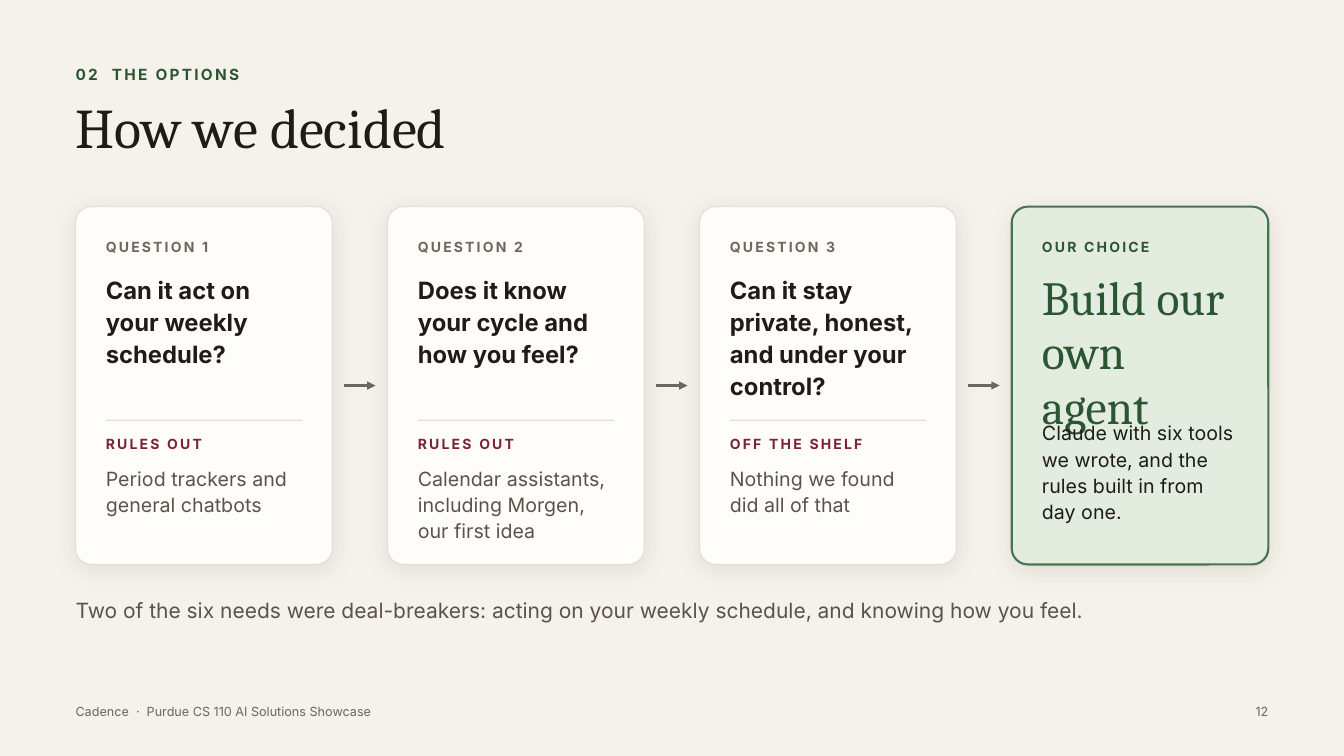
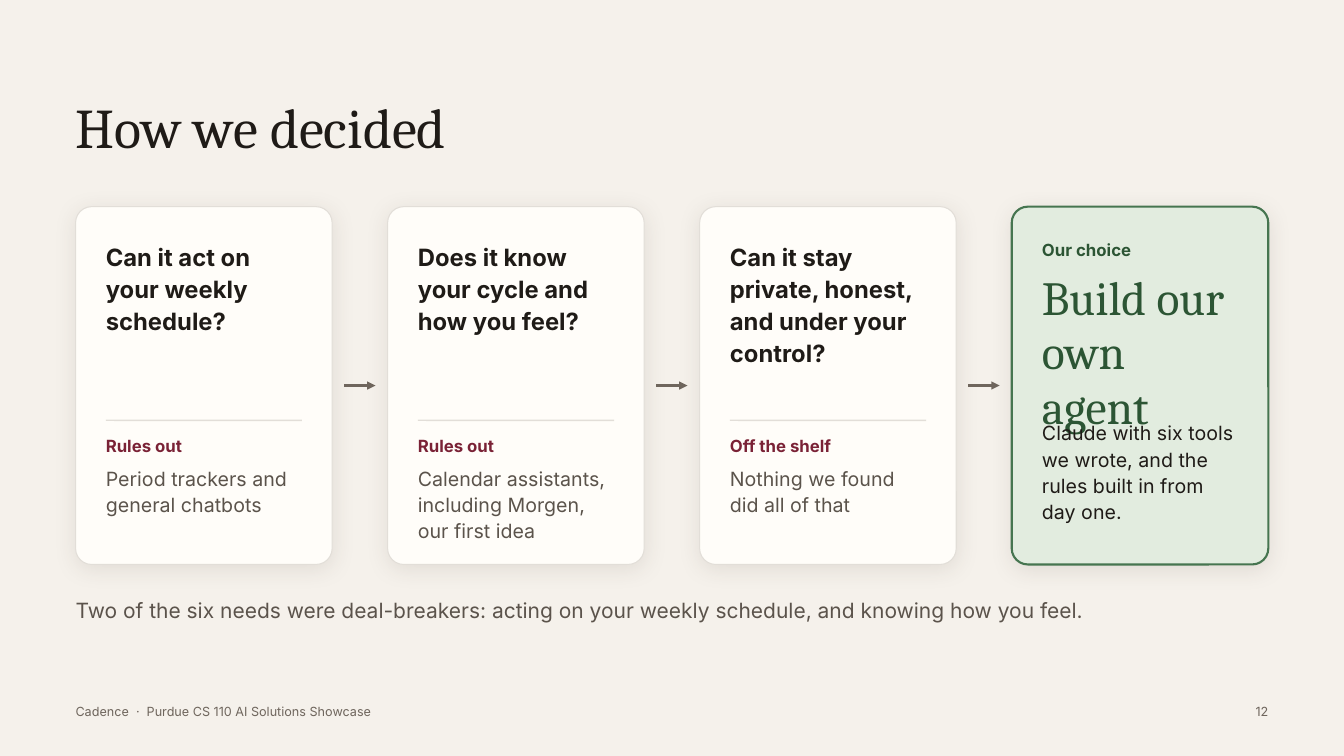
Before and after one commit to tarushvkodes/cadence, a slide deck: slide 12 of deck/Cadence-Capstone.pptx. Drawn at 1344x756 pixels with LibreOffice and Linux fonts; fonts in the diff are those of the drawing. Boxes give left, top, right and bottom in pixels: in the first picture for what was removed or moved away, otherwise in the second. Text is boxed around its words. In the diff, an @@ line names an element or a change of style, - is before the commit and + after.

```diff
--- a/deck/Cadence-Capstone.pptx
+++ b/deck/Cadence-Capstone.pptx
@@ text removed at (76,68,240,80) @@
-02 THE OPTIONS
@@ 3 texts: place and size @@
-3 texts at (106,280,913,396)
+3 texts at (106,247,913,363)
@@ text removed at (106,241,208,253) @@
-QUESTION 1
@@ text removed at (418,241,523,253) @@
-QUESTION 2
@@ text removed at (730,241,835,253) @@
-QUESTION 3
@@ text at (1042,243,1131,256): text changed; size 10 to 12 pt @@
-OUR CHOICE
+Our choice
@@ text at (106,439,182,452): text changed; size 10 to 12 pt @@
-RULES OUT
+Rules out
@@ text at (418,439,494,452): text changed; size 10 to 12 pt @@
-RULES OUT
+Rules out
@@ text at (730,439,831,452): text changed; size 10 to 12 pt @@
-OFF THE SHELF
+Off the shelf
```
Also in this commit, not shown: 40 other slides changed, 9 other files.
